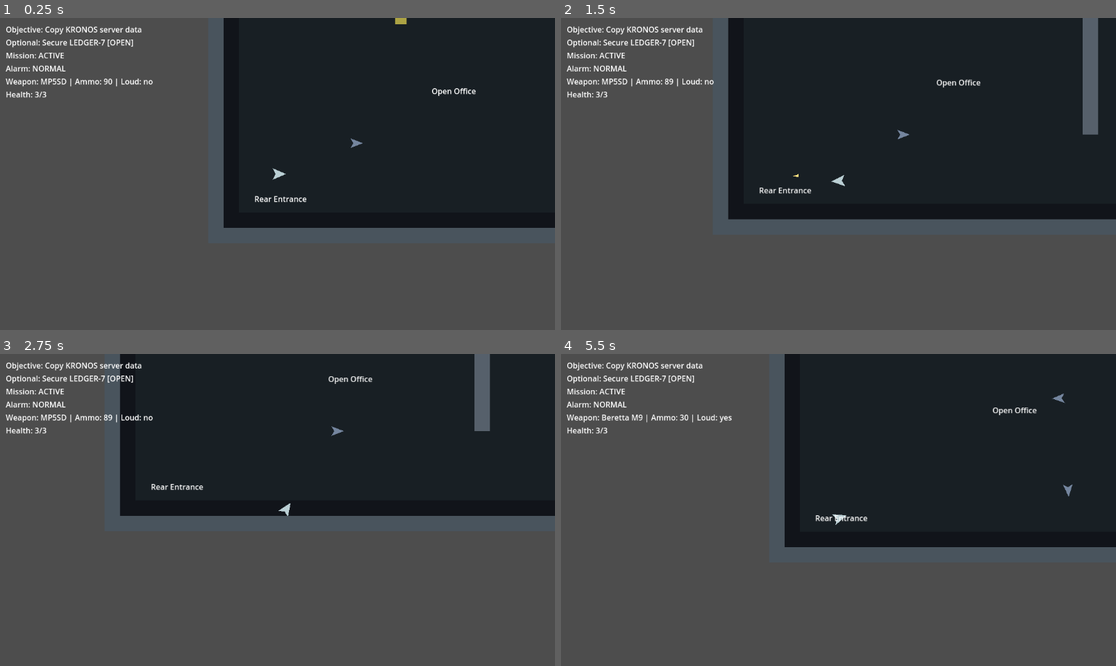
Above: before the commit, frames 1-4 (two rows, left to right).
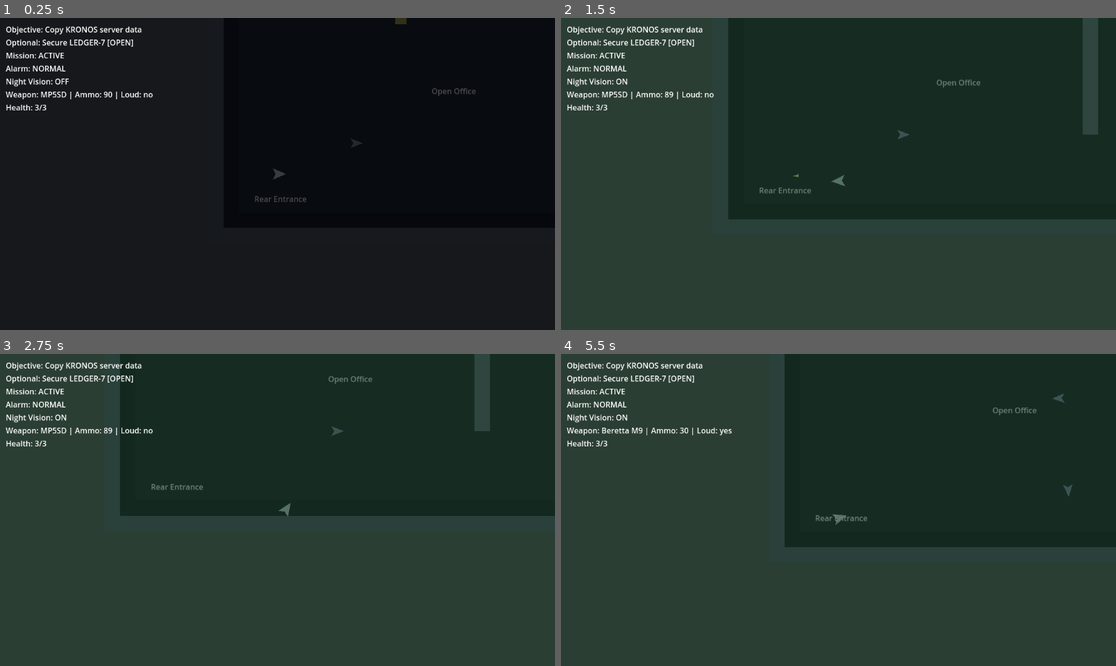
Above: after the commit, the same moments.

Repository: wintermute11-openclaw/delta-protocol
Game: Godot game, scene res://scenes/main/Main.tscn
Same seed, same stepped clock (60 frames per second), same inputs: the game is played once before the commit and once after it.
Inputs (mouse positions are in pixels of both pictures, inside the frame that each line leads up to):
- Up to frame 1 (0.25 s): no input
- Up to frame 2 (1.5 s): move the mouse to (960, 158) at 0.52 s; hold D (move_right) 0.53-1.28 s; tap N (night_vision) at 0.6 s; move the mouse to (727, 189) at 1.27 s; hold S (move_down) from 1.28 s (still down); click (727, 189) at 1.35 s
- Up to frame 3 (2.75 s): tap N (night_vision) at 1.55, 2.3 s; move the mouse to (333, 441) at 2.02 s; release S (move_down) at 2.03 s; hold D (move_right) from 2.03 s (still down); tap E (interact) at 2.1 s
- Up to frame 4 (5.5 s): move the mouse to (810, 572) at 2.77 s; release D (move_right) at 2.78 s; hold W (move_up) 2.78-3.53 s; tap N (night_vision) at 2.85, 3.8, 4.55, 5.3 s; move the mouse to (1005, 556) at 3.52 s; hold Shift (slow_move) 3.53-4.28 s; hold A (move_left) 3.53-5.03 s; move the mouse to (672, 463) at 4.27 s; tap 1 (weapon_1) at 4.35 s; move the mouse to (866, 510) at 5.02 s; hold S (move_down) from 5.03 s (still down); tap 2 (weapon_2) at 5.1 s

The runs differ from the first frame. In frame 1, 60% of the frame differs, in the area x 0-100%, y 0-100%; in frame 2, 55%; in frame 3, 60%; in frame 4, 63%.

Commit message:
feat: add night vision and atmosphere

Diff:
--- a/scenes/ui/HUD.tscn
+++ b/scenes/ui/HUD.tscn
@@ -5,11 +5,25 @@
 [node name="HUD" type="CanvasLayer"]
 script = ExtResource("1_script")
 
+[node name="DarkOverlay" type="ColorRect" parent="."]
+offset_right = 1920.0
+offset_bottom = 1080.0
+color = Color(0.01, 0.015, 0.03, 0.72)
+mouse_filter = 2
+
+[node name="NightVisionOverlay" type="ColorRect" parent="."]
+visible = false
+offset_right = 1920.0
+offset_bottom = 1080.0
+color = Color(0.196078, 0.501961, 0.27451, 0.22)
+mouse_filter = 2
+
 [node name="MarginContainer" type="MarginContainer" parent="."]
 offset_left = 12.0
 offset_top = 12.0
 offset_right = 520.0
-offset_bottom = 220.0
+offset_bottom = 240.0
+mouse_filter = 2
 
 [node name="VBoxContainer" type="VBoxContainer" parent="MarginContainer"]
 layout_mode = 2
@@ -26,6 +40,9 @@
 [node name="AlarmLabel" type="Label" parent="MarginContainer/VBoxContainer"]
 text = "Alarm: NORMAL"
 
+[node name="NightVisionLabel" type="Label" parent="MarginContainer/VBoxContainer"]
+text = "Night Vision: OFF"
+
 [node name="WeaponLabel" type="Label" parent="MarginContainer/VBoxContainer"]
 text = "Weapon: n/a"
 
@@ -39,6 +56,7 @@
 offset_right = 1116.0
 offset_bottom = 560.0
 color = Color(0.0627451, 0.0627451, 0.0784314, 0.88)
+mouse_filter = 2
 
 [node name="GameOverLabel" type="Label" parent="GameOverPanel"]
 offset_left = 188.0
--- a/scripts/autoload/game_state.gd
+++ b/scripts/autoload/game_state.gd
@@ -1,6 +1,7 @@
 extends Node
 
 signal alarm_state_changed(new_state: int, reason: String)
+signal night_vision_changed(enabled: bool)
 
 enum AlarmState {
 	NORMAL,
@@ -11,6 +12,7 @@
 var alarm_state: AlarmState = AlarmState.NORMAL
 var global_last_known_player_position: Vector2 = Vector2.ZERO
 var has_global_last_known_player_position: bool = false
+var night_vision_enabled: bool = false
 
 func set_alarm_state(new_state: AlarmState, reason: String = "") -> void:
 	if alarm_state == new_state:
@@ -45,3 +47,13 @@
 func clear_last_known_player_position() -> void:
 	has_global_last_known_player_position = false
 	global_last_known_player_position = Vector2.ZERO
+
+func toggle_night_vision() -> void:
+	set_night_vision_enabled(not night_vision_enabled)
+
+func set_night_vision_enabled(value: bool) -> void:
+	if night_vision_enabled == value:
+		return
+	night_vision_enabled = value
+	print("Night vision -> ", "ON" if night_vision_enabled else "OFF")
+	emit_signal("night_vision_changed", night_vision_enabled)
--- a/scripts/mission/mission_manager.gd
+++ b/scripts/mission/mission_manager.gd
@@ -13,6 +13,7 @@
 	add_to_group("mission_manager")
 	if GameState != null:
 		GameState.reset_alarm()
+		GameState.set_night_vision_enabled(false)
 	_emit_update()
 
 func complete_primary_objective() -> void:
--- a/scripts/ui/hud.gd
+++ b/scripts/ui/hud.gd
@@ -1,9 +1,12 @@
 extends CanvasLayer
 
+@onready var dark_overlay: ColorRect = $DarkOverlay
+@onready var night_vision_overlay: ColorRect = $NightVisionOverlay
 @onready var objective_label: Label = $MarginContainer/VBoxContainer/ObjectiveLabel
 @onready var optional_label: Label = $MarginContainer/VBoxContainer/OptionalLabel
 @onready var mission_status_label: Label = $MarginContainer/VBoxContainer/MissionStatusLabel
 @onready var alarm_label: Label = $MarginContainer/VBoxContainer/AlarmLabel
+@onready var night_vision_label: Label = $MarginContainer/VBoxContainer/NightVisionLabel
 @onready var weapon_label: Label = $MarginContainer/VBoxContainer/WeaponLabel
 @onready var health_label: Label = $MarginContainer/VBoxContainer/HealthLabel
 @onready var game_over_panel: ColorRect = $GameOverPanel
@@ -18,16 +21,24 @@
 	mission_manager = get_tree().get_first_node_in_group("mission_manager")
 	if GameState != null and GameState.has_signal("alarm_state_changed"):
 		GameState.alarm_state_changed.connect(_on_alarm_state_changed)
+	if GameState != null and GameState.has_signal("night_vision_changed"):
+		GameState.night_vision_changed.connect(_on_night_vision_changed)
 	_connect_player_signals()
 	_connect_mission_signals()
 	game_over_panel.visible = false
 	game_over_label.text = "MISSION FAILED"
 	restart_label.text = "Press R to restart from checkpoint"
 	_update_alarm_label()
+	_update_night_vision_ui()
 	_update_player_labels()
 	_update_mission_labels()
+	_update_game_over_state()
 
 func _process(_delta: float) -> void:
+	if Input.is_action_just_pressed("night_vision"):
+		if player_ref == null or not player_ref.has_method("is_alive") or player_ref.is_alive():
+			GameState.toggle_night_vision()
+
 	if player_ref == null:
 		player_ref = get_tree().get_first_node_in_group("player")
 		_connect_player_signals()
@@ -57,6 +68,9 @@
 func _on_alarm_state_changed(_new_state: int, _reason: String) -> void:
 	_update_alarm_label()
 
+func _on_night_vision_changed(_enabled: bool) -> void:
+	_update_night_vision_ui()
+
 func _on_mission_updated() -> void:
 	_update_mission_labels()
 
@@ -71,6 +85,12 @@
 
 func _update_alarm_label() -> void:
 	alarm_label.text = "Alarm: %s" % GameState.get_alarm_state_name()
+
+func _update_night_vision_ui() -> void:
+	var enabled := GameState != null and GameState.night_vision_enabled
+	night_vision_label.text = "Night Vision: %s" % ("ON" if enabled else "OFF")
+	dark_overlay.color = Color(0.02, 0.04, 0.06, 0.5) if enabled else Color(0.01, 0.015, 0.03, 0.72)
+	night_vision_overlay.visible = enabled
 
 func _update_player_labels() -> void:
 	if player_ref == null:
Not shown, changed: README.md
Not shown, changed: docs/CHANGELOG.md
Not shown, changed: docs/DESIGN.md
Not shown, changed: docs/TODO.md
